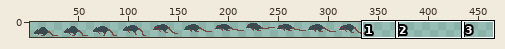
File history of a sprite sheet, aseprite/rat_jump.png. The first picture is a wide view before the edit; the outline marks the close-up.
Close-up. Before:
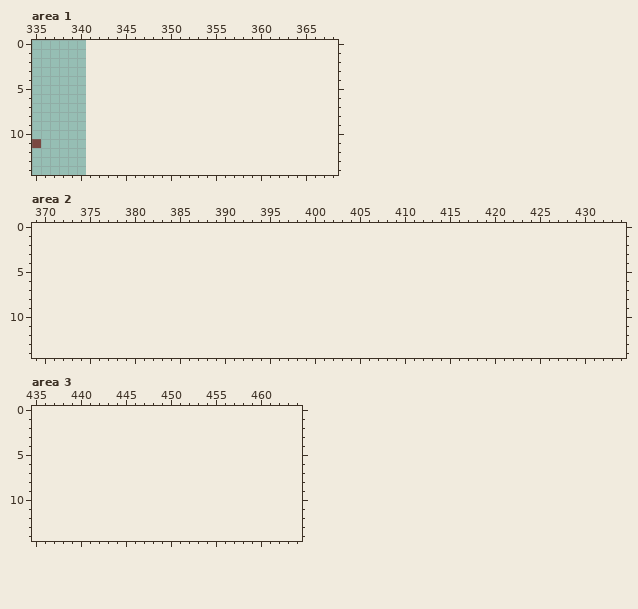
The file is 341x15 pixels. Shown: area 1: x 335..368, y 0..14; area 2: x 369..434, y 0..14; area 3: x 435..464, y 0..14. The old version is drawn lined up with the new one, on the new canvas. The wide view leaves out empty margins.
After:
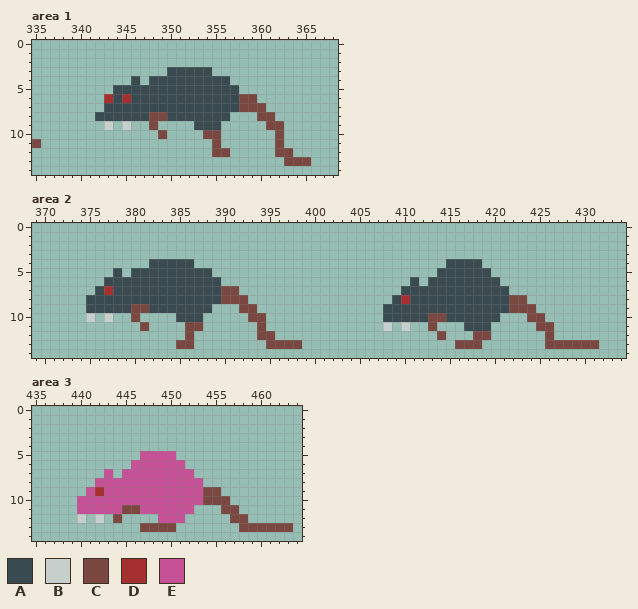
Palette (. is transparent): A #394a50  B #c7cfcc  C #7a4841  D #a53030  E #c65197
The exact change:
canvas 341x15 -> 465x15
--- area 1
@@ x 335..368 @@
  2 ..................................
- 3 ..................................
- 4 ..................................
- 5 ..................................
- 6 ..................................
- 7 ..................................
- 8 ..................................
- 9 ..................................
-10 ..................................
-11 C.................................
-12 ..................................
-13 ..................................
+ 3 ...............AAAAA..............
+ 4 ...........A.AAAAAAAAA............
+ 5 .........AAAAAAAAAAAAAA...........
+ 6 ........DADAAAAAAAAAAAACC.........
+ 7 ........AAAAAAAAAAAAAAACCC........
+ 8 .......AAAAAACCAAAAAAA...CC.......
+ 9 ........B.B..C....AAA.....CC......
+10 ..............C....CC......C......
+11 C...................C......C......
+12 ....................CC.....CC.....
+13 ............................CCC...
 14 ..................................
--- area 2
@@ x 369..434 @@
  3 ..................................................................
- 4 ..................................................................
- 5 ..................................................................
- 6 ..................................................................
- 7 ..................................................................
- 8 ..................................................................
- 9 ..................................................................
-10 ..................................................................
-11 ..................................................................
-12 ..................................................................
-13 ..................................................................
+ 4 .............AAAAA............................AAAA................
+ 5 .........A.AAAAAAAAA.........................AAAAAA...............
+ 6 ........AAAAAAAAAAAAA.....................A.AAAAAAAA..............
+ 7 .......ADAAAAAAAAAAAACC..................AAAAAAAAAAAA.............
+ 8 ......AAAAAAAAAAAAAAACCC................ADAAAAAAAAAAACC...........
+ 9 ......AAAAACCAAAAAAA...CC..............AAAAAAAAAAAAAACCC..........
+10 ......B.B..C....AAA.....CC.............AAAAACCAAAAAA...CC.........
+11 ............C....CC......C.............B.B..C...AAA.....CC........
+12 .................C.......CC..................C...CC......C........
+13 ................CC........CCCC.................CCC.......CCCCCC...
 14 ..................................................................
--- area 3
@@ x 435..464 @@
  4 ..............................
- 5 ..............................
- 6 ..............................
- 7 ..............................
- 8 ..............................
- 9 ..............................
-10 ..............................
-11 ..............................
-12 ..............................
-13 ..............................
+ 5 ............EEEE..............
+ 6 ...........EEEEEE.............
+ 7 ........E.EEEEEEEE............
+ 8 .......EEEEEEEEEEEE...........
+ 9 ......EDEEEEEEEEEEECC.........
+10 .....EEEEEEEEEEEEEECCC........
+11 .....EEEEECCEEEEEE...CC.......
+12 .....B.B.C....EEE.....CC......
+13 ............CCCC.......CCCCCC.
 14 ..............................
